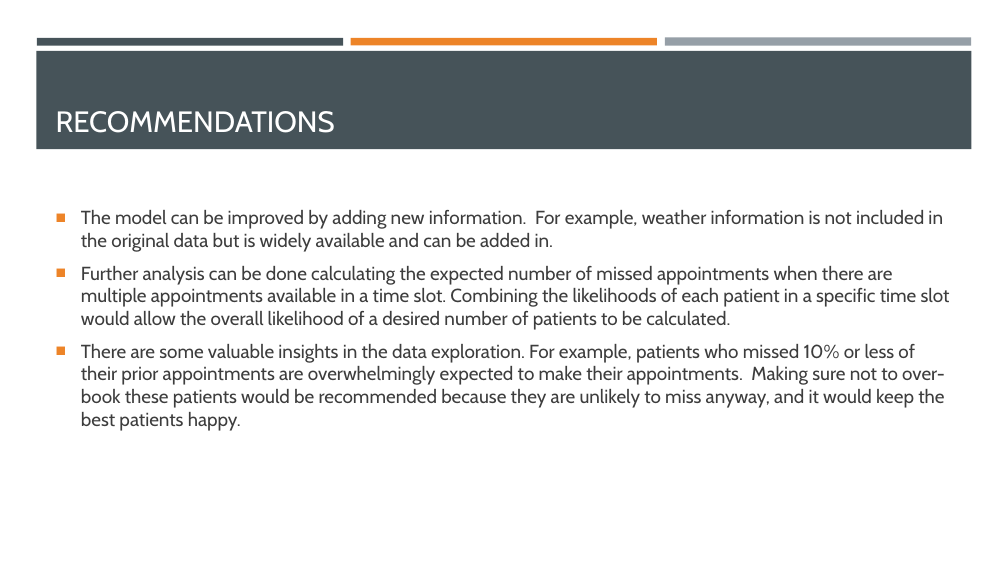
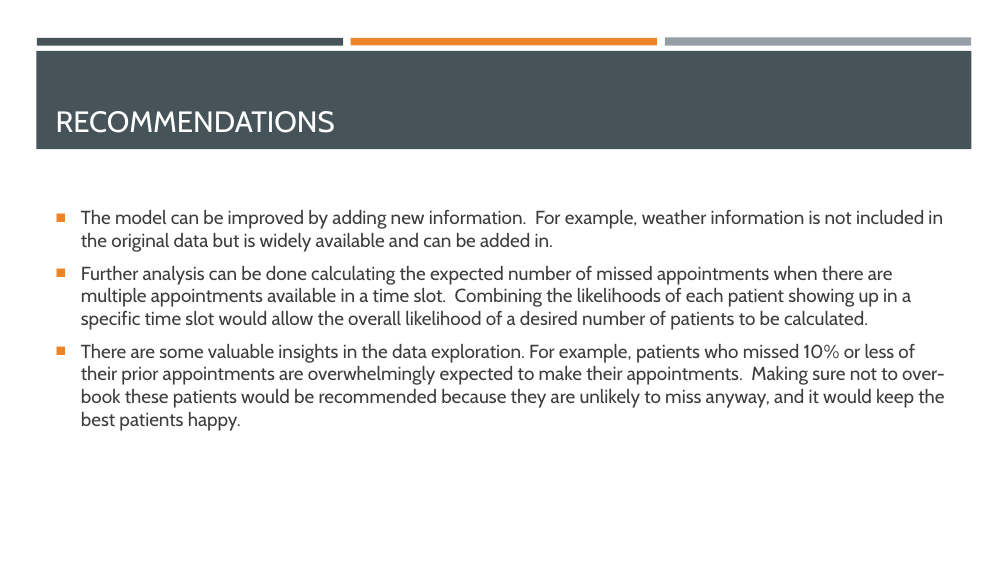
Before and after one commit to DerekSamsom/Capstone, a slide deck: slide 11 of Appointments_Presentation.pptx (slide 10 before the commit). Drawn at 1008x567 pixels with LibreOffice and Linux fonts; fonts in the diff are those of the drawing. Boxes give left, top, right and bottom in pixels: in the first picture for what was removed or moved away, otherwise in the second. Text is boxed around its words. In the diff, an @@ line names an element or a change of style, - is before the commit and + after.

```diff
--- a/Appointments_Presentation.pptx
+++ b/Appointments_Presentation.pptx
@@ text at (81, 266, 911, 330): text changed @@
-■ Further analysis can be done calculating the expected number of missed appointments when there are multiple appointments available in a time slot. Combining the likelihoods of each patient in a specific time slot would allow the overall likelihood of a desired number of patients to be calculated.
+■ Further analysis can be done calculating the expected number of missed appointments when there are multiple appointments available in a time slot. Combining the likelihoods of each patient showing up in a specific time slot would allow the overall likelihood of a desired number of patients to be calculated.
```
Also in this commit, not shown: 3 other slides changed, 1 slide added.
